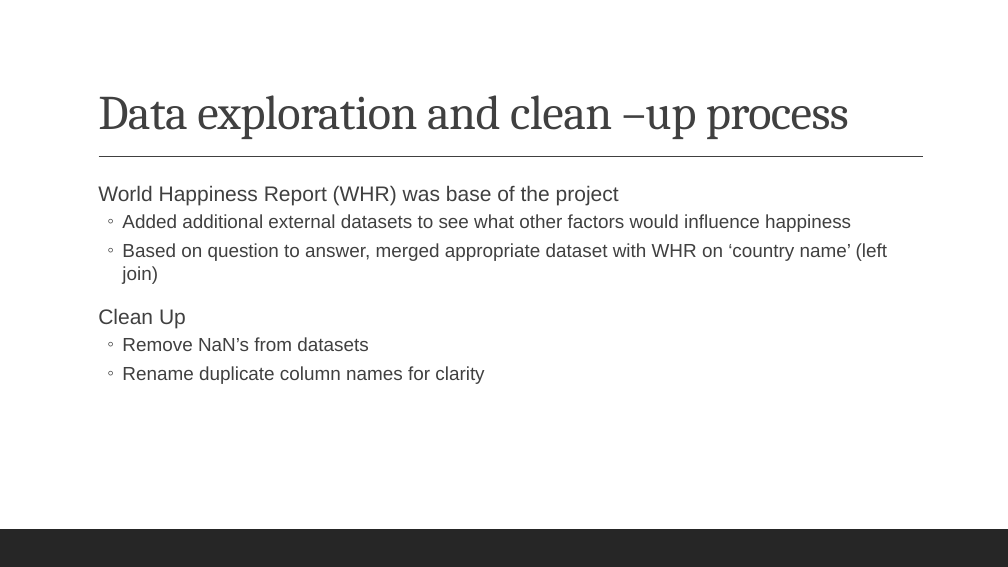
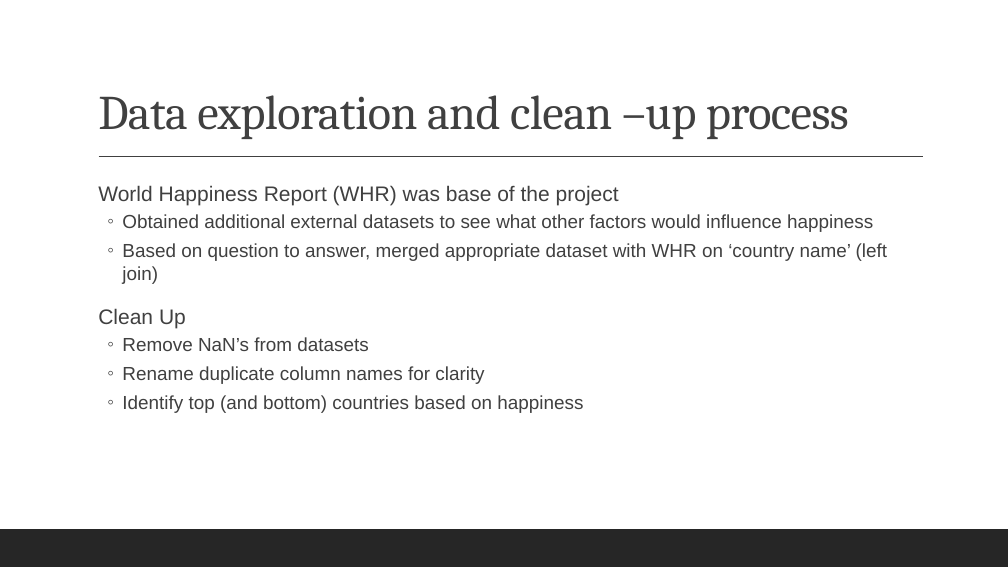
Before and after one commit to reginesgit/Factors-Contributing-to-a-Countrys-Happiness, a slide deck: slide 7 of Anaconda_Results_Presentation.pptx. Drawn at 1008x567 pixels with LibreOffice and Linux fonts; fonts in the diff are those of the drawing. Boxes give left, top, right and bottom in pixels: in the first picture for what was removed or moved away, otherwise in the second. Text is boxed around its words. In the diff, an @@ line names an element or a change of style, - is before the commit and + after.

```diff
--- a/Anaconda_Results_Presentation.pptx
+++ b/Anaconda_Results_Presentation.pptx
@@ text at box(122, 214, 873, 232): text changed @@
-  ◦ Added additional external datasets to see what other factors would influence happiness
+  ◦ Obtained additional external datasets to see what other factors would influence happiness
@@ text at box(122, 395, 583, 413): paragraph added @@
+  ◦ Identify top (and bottom) countries based on happiness
```
Also in this commit, not shown: 6 other slides changed, 2 slides added, 1 slide removed, 4 other files.
